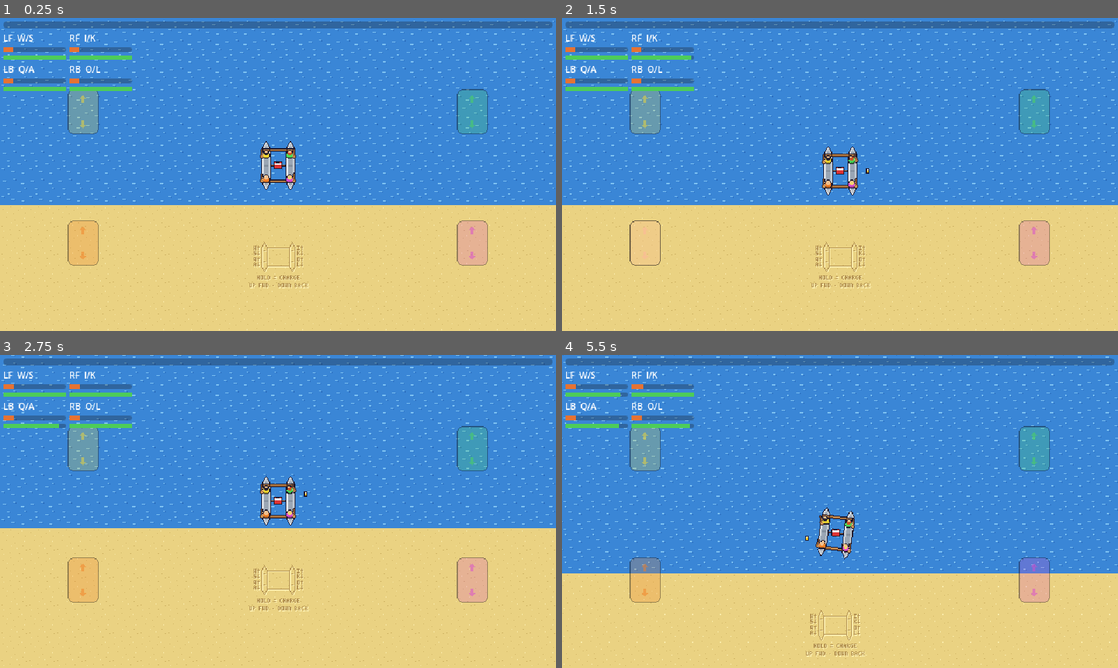
Above: before the commit, frames 1-4 (two rows, left to right).
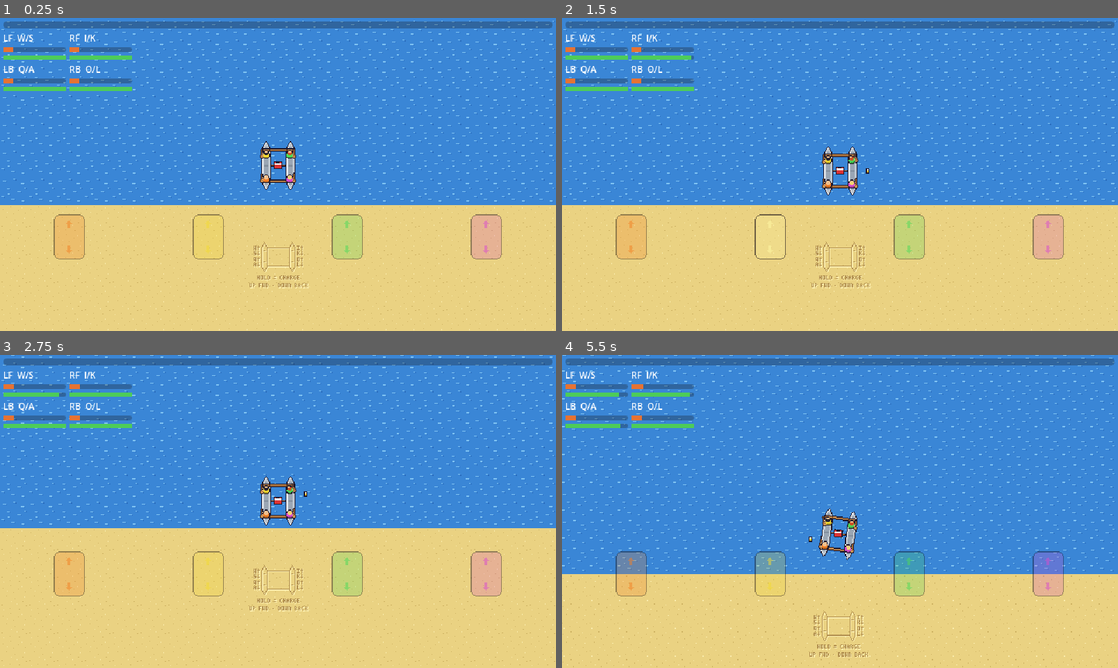
Above: after the commit, the same moments.

Repository: Freakling/PKSEI
Game: Godot game, scene res://scenes/main.tscn
The game is run twice, just before and just after one commit, with the same random seed, the same clock (stepped at 60 frames per second) and the same inputs.
Inputs (mouse positions are in pixels of both pictures, inside the frame that each line leads up to):
- Up to frame 1 (0.25 s): no input
- Up to frame 2 (1.5 s): tap Enter (ui_accept) at 0.5, 0.77, 1.07 s; move the mouse to (962, 158) at 0.52 s; hold F6 (debug_beer_right) 0.53-1.25 s; click (962, 158) at 0.67 s; drag from (728, 190) to (812, 237) at 1.27 s
- Up to frame 3 (2.75 s): move the mouse to (333, 442) at 2.02 s; hold F6 (debug_beer_right) from 2.03 s (still down)
- Up to frame 4 (5.5 s): release F6 (debug_beer_right) at 2.75 s; drag from (812, 574) to (673, 464) at 2.77 s; move the mouse to (1006, 558) at 3.52 s; hold F5 (debug_beer_left) 3.53-4.25 s; tap Enter (ui_accept) at 3.77, 4.07 s; drag from (673, 464) to (756, 433) at 4.27 s; move the mouse to (867, 511) at 5.02 s; hold A (reverse_left_back) from 5.03 s (still down); click (867, 511) at 5.17 s

The runs differ from the first frame. In frame 1, 3.6% of the frame differs, in the area x 9-91%, y 22-80%; in frame 2, 3.8%; in frame 3, 3.6%; in frame 4, 12%, in the area x 0-100%, y 0-100%.

Commit message:
feat: touch pads split sideways like the keys, outer back, inner front (T58)
Co-Authored-By: Claude Fable 5.1 <noreply@anthropic.com>

Diff:
--- a/scripts/ui/touch_pads.gd
+++ b/scripts/ui/touch_pads.gd
@@ -2,16 +2,17 @@
 class_name TouchPads
 ## TouchPads · the touch controls (GDD › Presentation and Platforms, Touch; research in
 ## design/research/touch-controls.md). The left half of the screen is the left hull and the
-## right half the right hull; a touch in the upper half of the screen charges that hull's front
-## seat, in the lower half its back seat (seat_for: the whole half counts, not just the pad
-## art). A finger charges from its press to its release, and the release strokes through
-## RunState.stroke(seat, hold_time, backwards): forward, or backwards after a flick down of at
-## least BoatTuning.touch_flick_distance between the press and the release (is_reverse). Each
-## finger is tracked by its index, so several charge at once; a second finger on a seat
-## already being charged is ignored. The seat is the press position's, so a flick may cross
-## the midline. Lives under lake.tscn's HUD CanvasLayer, filling it, drawn before the HUD rows
-## so the pads sit under them: four pad.png sprites (tools/gen_sprites.gd) tinted per seat,
-## laid out from the view size, one brightening while its seat is charged. Shown when
+## right half the right hull; within a half, a touch in the outer part (toward the screen edge)
+## charges that hull's back seat and a touch in the inner part (toward the middle) its front
+## seat (seat_for: the x position decides, the whole height counting). A finger charges from its
+## press to its release, and the release strokes through RunState.stroke(seat, hold_time,
+## backwards): forward, or backwards after a flick down of at least
+## BoatTuning.touch_flick_distance between the press and the release (is_reverse). Each finger
+## is tracked by its index, so several charge at once; a second finger on a seat already being
+## charged is ignored. The seat is the press position's, so a flick may cross the midline.
+## Lives under lake.tscn's HUD CanvasLayer, filling it, drawn before the HUD rows so the pads
+## sit under them: four pad.png sprites (tools/gen_sprites.gd) tinted per seat, in a row across
+## the bottom from the view size, one brightening while its seat is charged. Shown when
 ## DisplayServer says there is a touchscreen, or on the first touch; hidden on keyboard play,
 ## which stays in scripts/catamaran.gd. The boat reads held_time(seat) for its timing bar and
 ## listens to stroke_released for the reach animation. Touches are taken in _input, before the
@@ -24,12 +25,12 @@
 signal stroke_released(seat: int)
 
 const PAD_TEXTURE: Texture2D = preload("res://assets/sprites/pad.png")
-## Where a pad's centre sits, as fractions of the view: this far in from its hull's side of
-## the screen, and this far down for the front and the back row (where a thumb rests; the
-## HUD's rows are in the top-left corner, above the left front pad).
-const PAD_X_FRACTION: float = 0.15
-const PAD_Y_FRONT: float = 0.3
-const PAD_Y_BACK: float = 0.72
+## Where a pad's centre sits, as fractions of the view: the centre of its outer quarter of the
+## screen (the back seats) or its inner quarter (the front seats), and this far down, where a
+## thumb rests.
+const PAD_X_OUTER: float = 0.125
+const PAD_X_INNER: float = 0.375
+const PAD_Y: float = 0.7
 ## A pad's tint is its seat's shirt colour at IDLE_ALPHA, and while charged the colour
 ## lightened by PRESSED_LIGHTEN at full alpha.
 const IDLE_ALPHA: float = 0.7
@@ -141,26 +142,30 @@
 	return null
 
 
-## Visual only: the pads from the view size, each on its hull's side at its row's height.
+## Visual only: the four pads in a row across the bottom of the view, one at each quarter's
+## centre, so the outer pads are the back seats and the inner pads the front seats.
 func _layout() -> void:
 	for seat: int in _pads.size():
-		var left: bool = Paddling.seat_side(seat) > 0.0
-		var x_fraction: float = PAD_X_FRACTION if left else 1.0 - PAD_X_FRACTION
-		var y_fraction: float = PAD_Y_BACK if Paddling.is_back_seat(seat) else PAD_Y_FRONT
-		_pads[seat].position = (size * Vector2(x_fraction, y_fraction)).round()
+		var x_fraction: float = PAD_X_OUTER if Paddling.is_back_seat(seat) else PAD_X_INNER
+		if Paddling.seat_side(seat) < 0.0:
+			x_fraction = 1.0 - x_fraction
+		_pads[seat].position = (size * Vector2(x_fraction, PAD_Y)).round()
 
 
 # --- the mapping, pure --------------------------------------------------------------------------
 
-## The seat a touch at `position` charges in a view of `view_size`: the left half of the
-## screen is the left hull and the right half the right hull; the upper half of the screen is
-## the front seat and the lower half the back. The midlines count as right and back.
+## The seat a touch at `position` charges in a view of `view_size`. The x position decides it,
+## the whole height counting: the left half of the screen is the left hull and the right half
+## the right hull; within a half, the outer quarter (toward the screen edge) is the back seat and
+## the inner part (toward the middle) the front seat. The midline counts as right (x = w/2 is the
+## right hull). On the quarter lines the left hull's outer part is strictly below w/4, so w/4
+## is inner; the right hull's outer part starts at 3w/4, so 3w/4 is outer.
 static func seat_for(position: Vector2, view_size: Vector2) -> int:
-	var left: bool = position.x < view_size.x * 0.5
-	var front: bool = position.y < view_size.y * 0.5
-	if left:
-		return Paddling.Seat.LEFT_FRONT if front else Paddling.Seat.LEFT_BACK
-	return Paddling.Seat.RIGHT_FRONT if front else Paddling.Seat.RIGHT_BACK
+	if position.x < view_size.x * 0.5:
+		var outer_left: bool = position.x < view_size.x * 0.25
+		return Paddling.Seat.LEFT_BACK if outer_left else Paddling.Seat.LEFT_FRONT
+	var outer_right: bool = position.x >= view_size.x * 0.75
+	return Paddling.Seat.RIGHT_BACK if outer_right else Paddling.Seat.RIGHT_FRONT
 
 
 ## True when the finger was released at least `flick_distance` below where it pressed (a
--- a/tests/test_touch_pads.gd
+++ b/tests/test_touch_pads.gd
@@ -1,42 +1,74 @@
 extends "res://tools/test_case.gd"
-## T54 · Touch pads: a touch's position picks the seat (left/right half of the screen → hull,
-## upper/lower half → front/back seat, the whole half counting), and its release motion picks
-## the direction (a flick down of at least flick_distance → reverse; a wobble, a flick up or a
+## T54, T58 · Touch pads: a touch's x position picks the seat (left/right half of the screen →
+## hull; within a half, the outer quarter toward the screen edge → back seat, the inner part
+## toward the middle → front seat; the whole height counts), and its release motion picks the
+## direction (a flick down of at least flick_distance → reverse; a wobble, a flick up or a
 ## sideways one → forward) (GDD › Presentation and Platforms, Touch).
 
 const VIEW: Vector2 = Vector2(640.0, 360.0)
 const FLICK: float = 24.0
 
 
-func test_the_corners_are_the_four_seats() -> void:
-	expect_eq(TouchPads.seat_for(Vector2(0.0, 0.0), VIEW), Paddling.Seat.LEFT_FRONT, "top left")
+## Each quarter of the screen is one seat: the outer two are the back seats.
+func test_the_quarters_are_the_four_seats() -> void:
+	expect_eq(TouchPads.seat_for(Vector2(80.0, 252.0), VIEW), Paddling.Seat.LEFT_BACK, "12.5%")
+	expect_eq(TouchPads.seat_for(Vector2(240.0, 252.0), VIEW), Paddling.Seat.LEFT_FRONT, "37.5%")
+	expect_eq(TouchPads.seat_for(Vector2(400.0, 252.0), VIEW), Paddling.Seat.RIGHT_FRONT, "62.5%")
+	expect_eq(TouchPads.seat_for(Vector2(560.0, 252.0), VIEW), Paddling.Seat.RIGHT_BACK, "87.5%")
+
+
+## The whole height of a half counts: the top, the middle and the bottom pick the same seat.
+func test_the_whole_height_counts() -> void:
+	var heights: Array[float] = [0.0, 180.0, 359.0]
+	for y: float in heights:
+		expect_eq(TouchPads.seat_for(Vector2(80.0, y), VIEW), Paddling.Seat.LEFT_BACK, "outer left at %s" % y)
+		expect_eq(TouchPads.seat_for(Vector2(240.0, y), VIEW), Paddling.Seat.LEFT_FRONT, "inner left at %s" % y)
+		expect_eq(TouchPads.seat_for(Vector2(400.0, y), VIEW), Paddling.Seat.RIGHT_FRONT, "inner right at %s" % y)
+		expect_eq(TouchPads.seat_for(Vector2(560.0, y), VIEW), Paddling.Seat.RIGHT_BACK, "outer right at %s" % y)
+
+
+## The corners are in the outer seats.
+func test_the_corners() -> void:
+	expect_eq(TouchPads.seat_for(Vector2(0.0, 0.0), VIEW), Paddling.Seat.LEFT_BACK, "top left")
 	expect_eq(TouchPads.seat_for(Vector2(0.0, 359.0), VIEW), Paddling.Seat.LEFT_BACK, "bottom left")
-	expect_eq(TouchPads.seat_for(Vector2(639.0, 0.0), VIEW), Paddling.Seat.RIGHT_FRONT, "top right")
+	expect_eq(TouchPads.seat_for(Vector2(639.0, 0.0), VIEW), Paddling.Seat.RIGHT_BACK, "top right")
 	expect_eq(TouchPads.seat_for(Vector2(639.0, 359.0), VIEW), Paddling.Seat.RIGHT_BACK, "bottom right")
 
 
-## The whole half counts, not just the pad art: a touch near the middle of the screen still
-## picks the quadrant it is in.
-func test_the_whole_half_counts() -> void:
-	expect_eq(TouchPads.seat_for(Vector2(300.0, 170.0), VIEW), Paddling.Seat.LEFT_FRONT)
-	expect_eq(TouchPads.seat_for(Vector2(300.0, 190.0), VIEW), Paddling.Seat.LEFT_BACK)
-	expect_eq(TouchPads.seat_for(Vector2(340.0, 170.0), VIEW), Paddling.Seat.RIGHT_FRONT)
-	expect_eq(TouchPads.seat_for(Vector2(340.0, 190.0), VIEW), Paddling.Seat.RIGHT_BACK)
+## The quarter lines: x = w/4 is inner, just short of it outer; x = 3w/4 is outer, just short of
+## it inner.
+func test_the_quarter_lines() -> void:
+	expect_eq(TouchPads.seat_for(Vector2(159.0, 180.0), VIEW), Paddling.Seat.LEFT_BACK, "left of w/4")
+	expect_eq(TouchPads.seat_for(Vector2(160.0, 180.0), VIEW), Paddling.Seat.LEFT_FRONT, "on w/4")
+	expect_eq(TouchPads.seat_for(Vector2(479.0, 180.0), VIEW), Paddling.Seat.RIGHT_FRONT, "left of 3w/4")
+	expect_eq(TouchPads.seat_for(Vector2(480.0, 180.0), VIEW), Paddling.Seat.RIGHT_BACK, "on 3w/4")
 
 
-## The midlines count as right and back; a pixel before them is left and front.
-func test_the_midlines() -> void:
-	expect_eq(TouchPads.seat_for(Vector2(320.0, 180.0), VIEW), Paddling.Seat.RIGHT_BACK, "the centre")
-	expect_eq(TouchPads.seat_for(Vector2(319.0, 180.0), VIEW), Paddling.Seat.LEFT_BACK, "left of it")
-	expect_eq(TouchPads.seat_for(Vector2(320.0, 179.0), VIEW), Paddling.Seat.RIGHT_FRONT, "above it")
-	expect_eq(TouchPads.seat_for(Vector2(319.0, 179.0), VIEW), Paddling.Seat.LEFT_FRONT, "both")
+## The midline counts as right; a pixel before it is left.
+func test_the_midline() -> void:
+	expect_eq(TouchPads.seat_for(Vector2(320.0, 180.0), VIEW), Paddling.Seat.RIGHT_FRONT, "the centre")
+	expect_eq(TouchPads.seat_for(Vector2(319.0, 180.0), VIEW), Paddling.Seat.LEFT_FRONT, "left of it")
+	expect_eq(TouchPads.seat_for(Vector2(319.0, 0.0), VIEW), Paddling.Seat.LEFT_FRONT, "left of it, at the top")
+	expect_eq(TouchPads.seat_for(Vector2(320.0, 359.0), VIEW), Paddling.Seat.RIGHT_FRONT, "the centre, at the bottom")
 
 
-## The mapping follows the view size, not the 640×360 canvas.
+## The mapping follows the view size, not the 640×360 canvas: the quarters move with it.
 func test_another_view_size() -> void:
 	var view: Vector2 = Vector2(1280.0, 720.0)
-	expect_eq(TouchPads.seat_for(Vector2(639.0, 719.0), view), Paddling.Seat.LEFT_BACK)
-	expect_eq(TouchPads.seat_for(Vector2(640.0, 359.0), view), Paddling.Seat.RIGHT_FRONT)
+	expect_eq(TouchPads.seat_for(Vector2(319.0, 719.0), view), Paddling.Seat.LEFT_BACK, "left of w/4")
+	expect_eq(TouchPads.seat_for(Vector2(320.0, 0.0), view), Paddling.Seat.LEFT_FRONT, "on w/4")
+	expect_eq(TouchPads.seat_for(Vector2(640.0, 359.0), view), Paddling.Seat.RIGHT_FRONT, "the midline")
+	expect_eq(TouchPads.seat_for(Vector2(960.0, 359.0), view), Paddling.Seat.RIGHT_BACK, "on 3w/4")
+
+
+## A portrait phone: the same rule, the screen narrower than it is tall.
+func test_a_portrait_view() -> void:
+	var view: Vector2 = Vector2(360.0, 640.0)
+	expect_eq(TouchPads.seat_for(Vector2(89.0, 600.0), view), Paddling.Seat.LEFT_BACK, "left of w/4")
+	expect_eq(TouchPads.seat_for(Vector2(90.0, 600.0), view), Paddling.Seat.LEFT_FRONT, "on w/4")
+	expect_eq(TouchPads.seat_for(Vector2(179.0, 40.0), view), Paddling.Seat.LEFT_FRONT, "left of the midline")
+	expect_eq(TouchPads.seat_for(Vector2(180.0, 40.0), view), Paddling.Seat.RIGHT_FRONT, "the midline")
+	expect_eq(TouchPads.seat_for(Vector2(270.0, 600.0), view), Paddling.Seat.RIGHT_BACK, "on 3w/4")
 
 
 func test_a_flick_down_is_reverse_and_a_wobble_is_not() -> void:
Not shown, changed: AGENTS.md
Not shown, changed: TASKS.md
